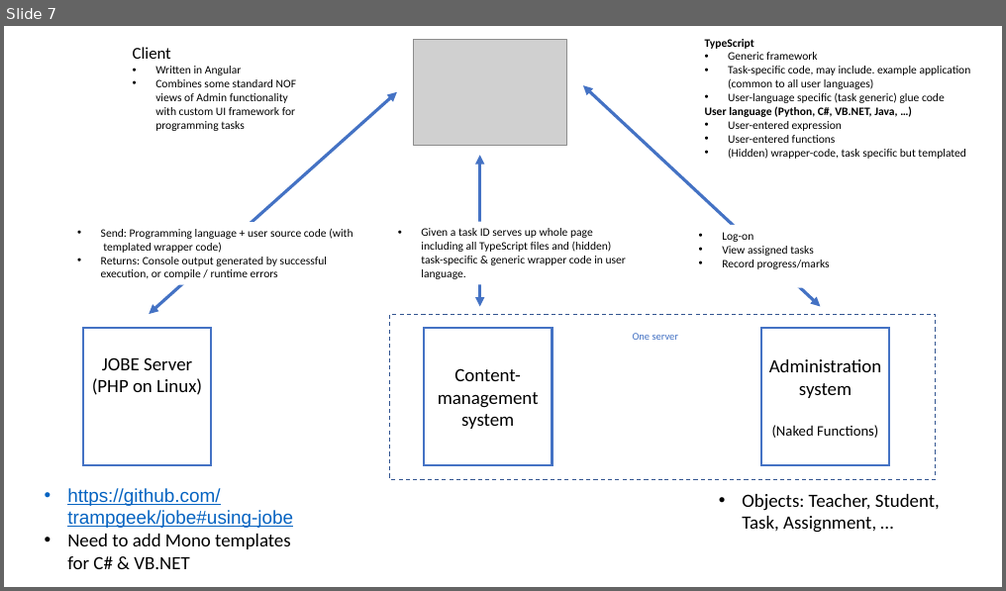
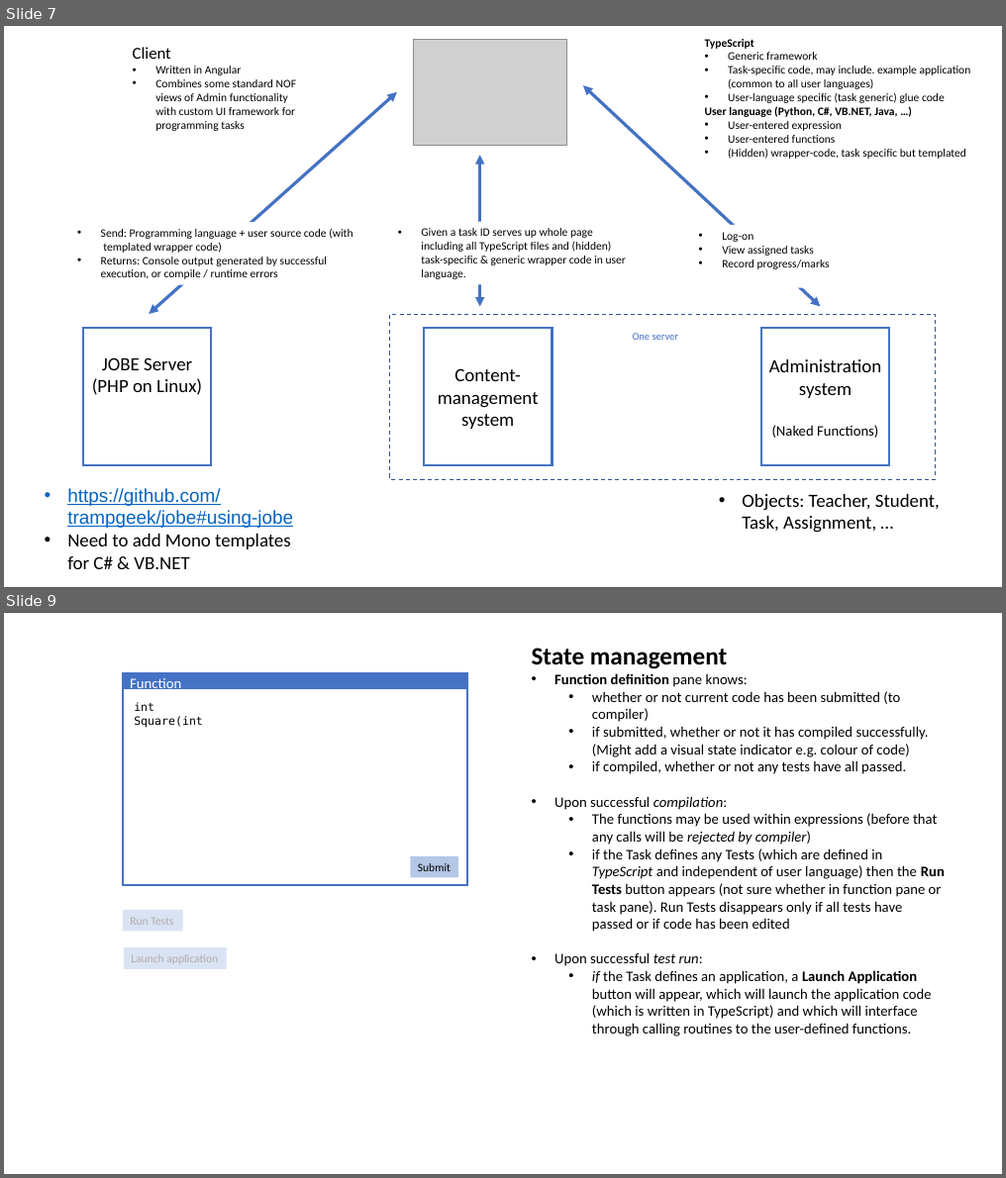
Before and after one commit to MetalUp/Express, a slide deck: ILE Design overview.pptx. Shown one above the other, each under a label of ours: slide 7 before the commit, slides 7 and 9 after it; the slides between them are not shown. The pictures are 1006x591 and 1006x1178 pixels, drawn with LibreOffice and Linux fonts; fonts in the diff are those of the drawing; grey boxes stand for pictures. Boxes give left, top, right and bottom in pixels: in the first picture for what was removed or moved away, otherwise in the second. Text is boxed around its words. In the diff, an @@ line names an element or a change of style, - is before the commit and + after.

```diff
--- a/ILE Design overview.pptx
+++ b/ILE Design overview.pptx
@@ slide 9 added at (4,613,1002,1174), background #FFFFFF @@
@@ text added at (532,648,944,1037), 14 pt, text #000000 @@
+State management
+• Function definition pane knows:
+  • whether or not current code has been submitted (to compiler)
+  • if submitted, whether or not it has compiled successfully. (Might add a visual state indicator e.g. colour of code)
+  • if compiled, whether or not any tests have all passed.
+• Upon successful compilation:
+  • The functions may be used within expressions (before that any calls will be rejected by compiler)
+  • if the Task defines any Tests (which are defined in TypeScript and independent of user language) then the Run Tests button appears (not sure whether in function pane or task pane). Run Tests disappears only if all tests have passed or if code has been edited
+• Upon successful test run:
+  • if the Task defines an application, a Launch Application button will appear, which will launch the application code (which is written in TypeScript) and which will interface through calling routines to the user-defined functions.
@@ rectangle added at (122,673,466,885), outline #4472C4 2.25 pt @@
@@ rectangle added at (122,673,466,688), fill #4472C4, outline #4472C4 2.25 pt @@
@@ text added at (130,678,186,710), 14 pt, text #FFFFFF @@
+Function definition
@@ text added at (134,702,203,728), 11 pt, text #000000 @@
+int Square(int
@@ rectangle added at (411,857,458,878), fill #B4C7E7, 11 pt, text #000000 @@
+Submit
@@ rectangle added at (122,910,183,932), fill #DAE3F3, 11 pt, text #AFABAB @@
+Run Tests
@@ rectangle added at (124,948,227,969), fill #DAE3F3, 11 pt, text #AFABAB @@
+Launch application
```
Also in this commit, not shown: 1 other slide added.
